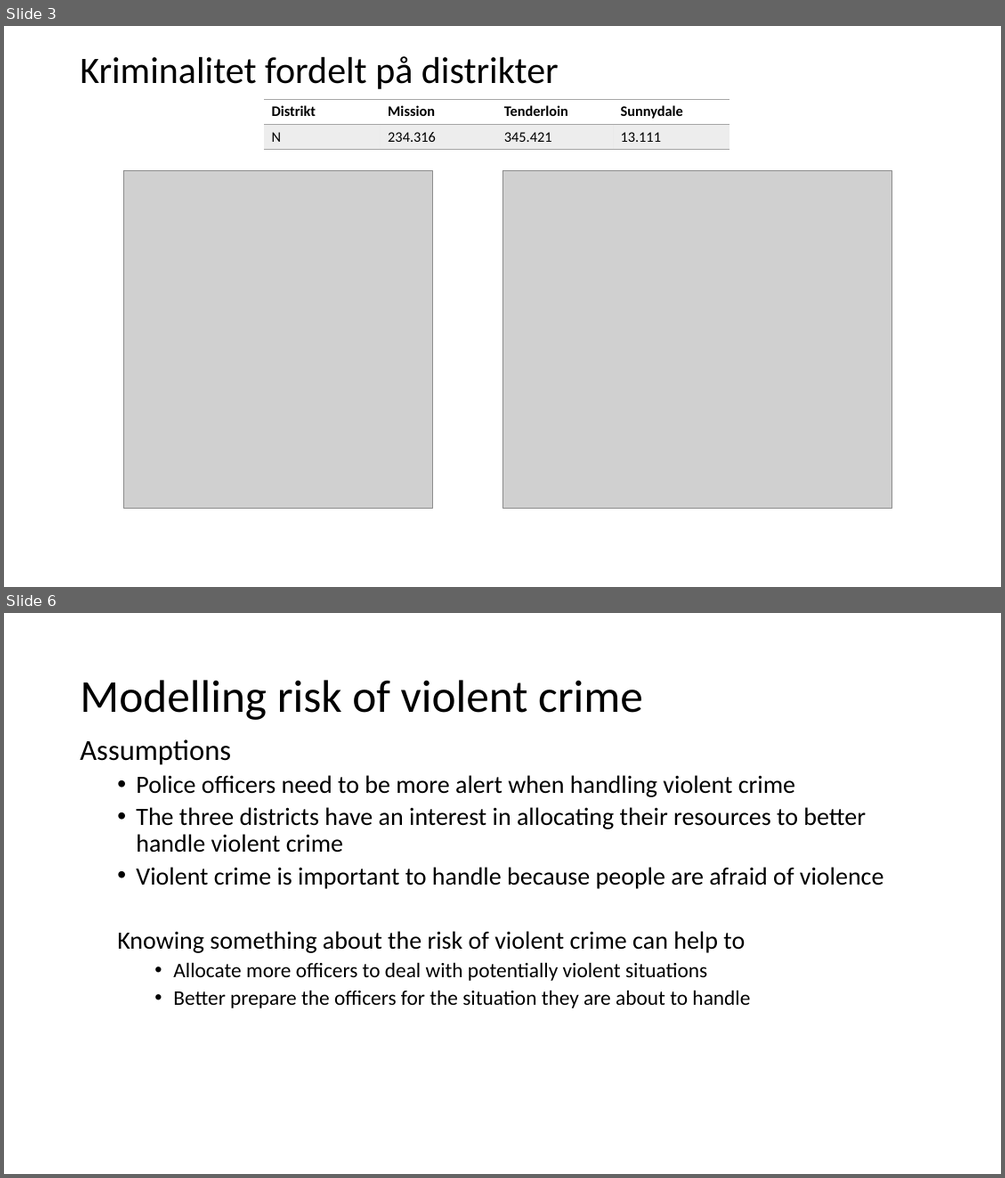
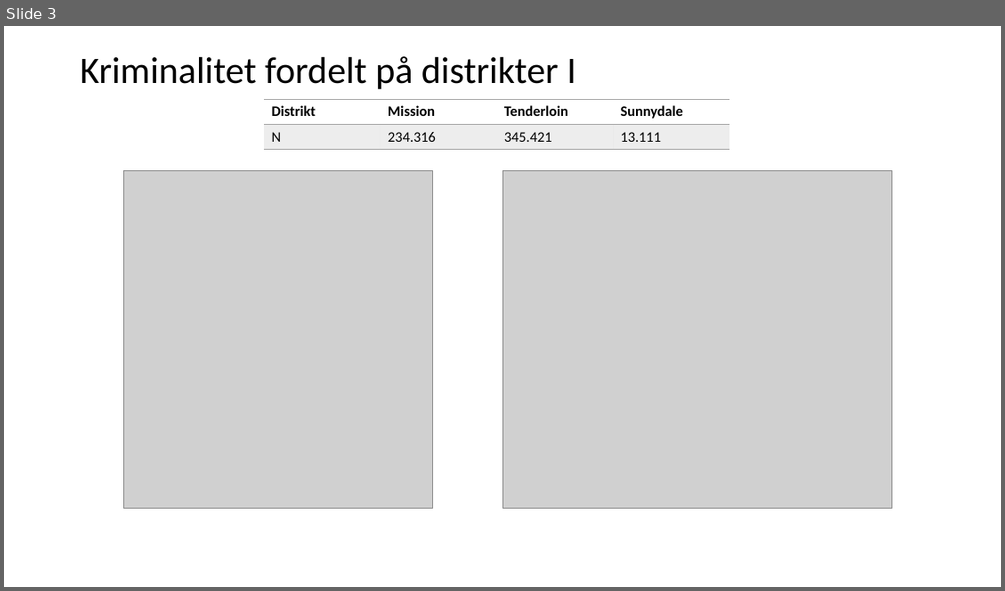
Before and after one commit to CarolineFuglsang/san_francisco_crime_data, a slide deck: presentation/San Francisco Crime Data.pptx. Shown one above the other, each under a label of ours: slides 3 and 6 before the commit, slide 3 after it; the slides between them are not shown. The pictures are 1005x1178 and 1005x591 pixels, drawn with LibreOffice and Linux fonts; fonts in the diff are those of the drawing; grey boxes stand for pictures. Boxes give left, top, right and bottom in pixels: in the first picture for what was removed or moved away, otherwise in the second. Text is boxed around its words. In the diff, an @@ line names an element or a change of style, - is before the commit and + after.

```diff
--- a/presentation/San Francisco Crime Data.pptx
+++ b/presentation/San Francisco Crime Data.pptx
@@ slide 6 removed at <box>4,613,1001,1174</box>, background #FFFFFF @@
@@ title removed at <box>80,680,643,720</box> @@
-Modelling risk of violent crime
@@ text removed at <box>80,739,884,1008</box> @@
-Assumptions
-  • Police officers need to be more alert when handling violent crime
-  • The three districts have an interest in allocating their resources to better handle violent crime
-  • Violent crime is important to handle because people are afraid of violence
-  Knowing something about the risk of violent crime can help to
-    • Allocate more officers to deal with potentially violent situations
-    • Better prepare the officers for the situation they are about to handle
@@ slide 3 changed as well @@
@@ title at <box>80,56,576,89</box>: text changed @@
-Kriminalitet fordelt på distrikter
+Kriminalitet fordelt på distrikter I
```
Also in this commit, not shown: 1 other slide changed, 10 slides added, 5 other slides removed.
